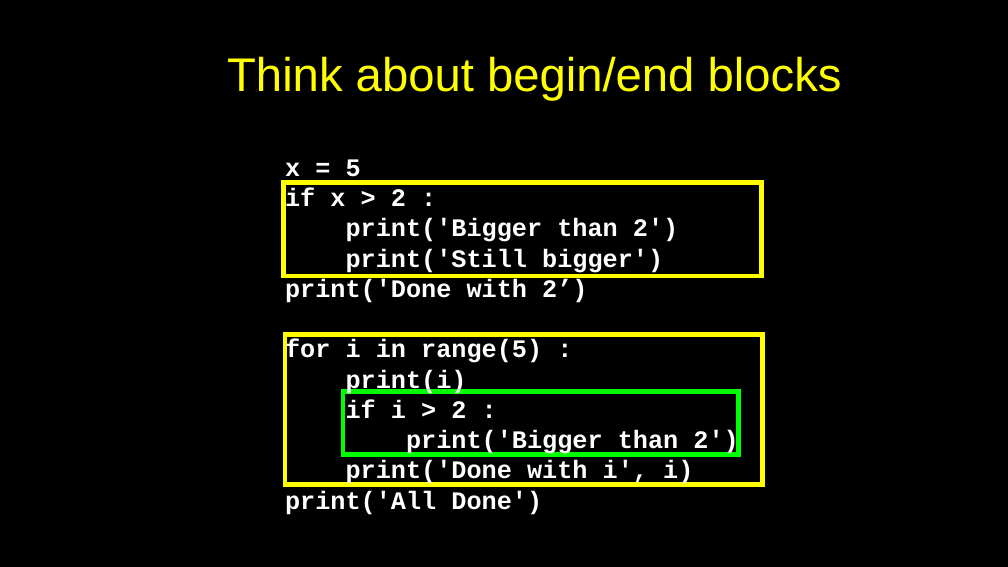
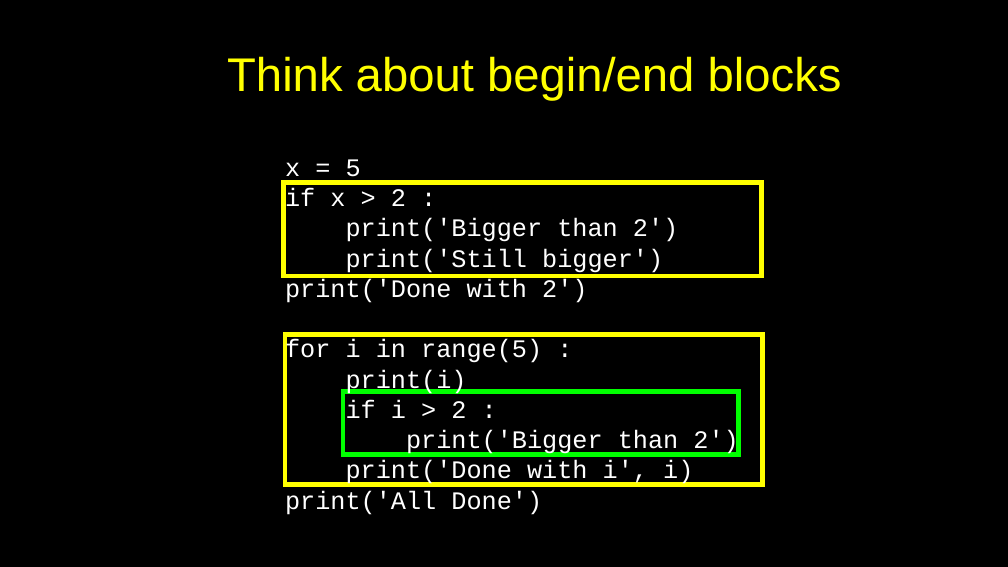
Before and after one commit to csev/py4e, a slide deck: slide 10 of lectures3/Pythonlearn-03-Conditional.pptx. Drawn at 1008x567 pixels with LibreOffice and Linux fonts; fonts in the diff are those of the drawing. Boxes give left, top, right and bottom in pixels: in the first picture for what was removed or moved away, otherwise in the second. Text is boxed around its words. In the diff, an @@ line names an element or a change of style, - is before the commit and + after.

```diff
--- a/lectures3/Pythonlearn-03-Conditional.pptx
+++ b/lectures3/Pythonlearn-03-Conditional.pptx
@@ text at <box>285,159,738,515</box>: bold off in "x = 5", "if x > 2 :", "print('Bigger than 2')", "print('Still bigger')" and 6 more places @@
@@ text at <box>285,278,587,303</box>: text changed; bold off @@
-print('Done with 2’)
+print('Done with 2')
```
Also in this commit, not shown: 23 other slides changed, 2 other files.
